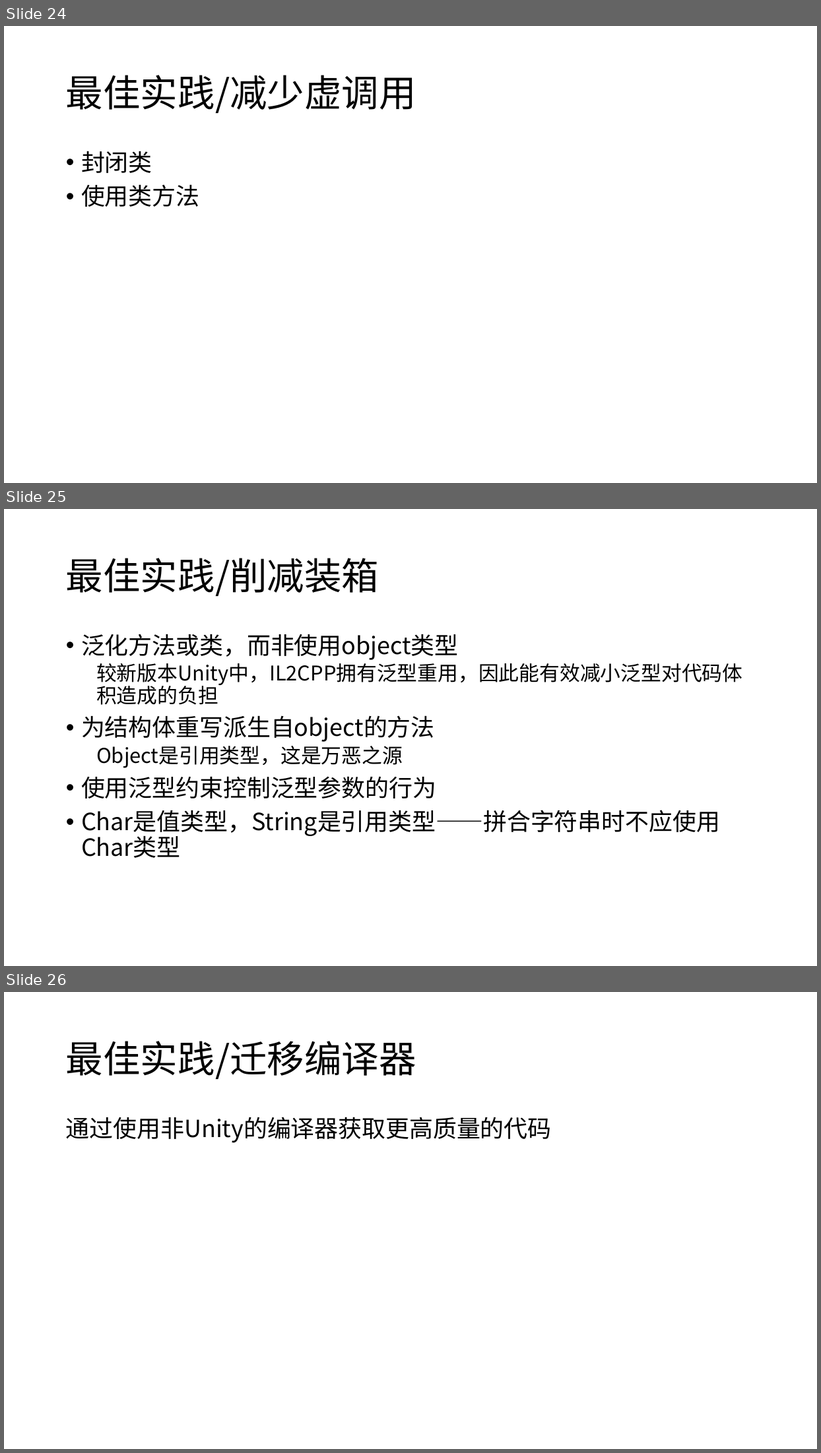
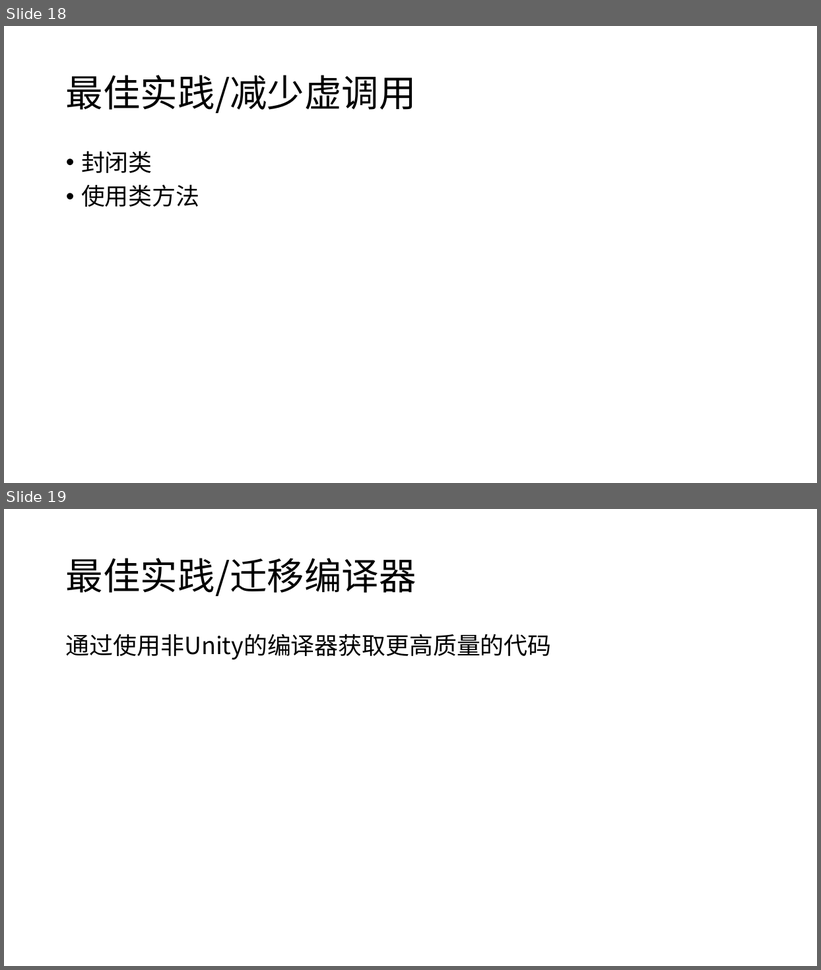
Before and after one commit to snakealpha/DotNetSession, a slide deck: pptx.pptx.pptx. Shown one above the other, each under a label of ours: slides 24, 25 and 26 before the commit, slides 18 and 19 after it. The pictures are 821x1453 and 821x970 pixels, drawn with LibreOffice and Linux fonts; fonts in the diff are those of the drawing. Boxes give left, top, right and bottom in pixels: in the first picture for what was removed or moved away, otherwise in the second. Text is boxed around its words. In the diff, an @@ line names an element or a change of style, - is before the commit and + after.

```diff
--- a/pptx.pptx.pptx
+++ b/pptx.pptx.pptx
@@ slide 25 removed at [4,509,817,966], background #FFFFFF @@
@@ title removed at [66,558,379,596] @@
-最佳实践/削减装箱
@@ text removed at [81,634,743,858] @@
-• 泛化方法或类，而非使用object类型
-  较新版本Unity中，IL2CPP拥有泛型重用，因此能有效减小泛型对代码体积造成的负担
-• 为结构体重写派生自object的方法
-  Object是引用类型，这是万恶之源
-• 使用泛型约束控制泛型参数的行为
-• Char是值类型，String是引用类型——拼合字符串时不应使用Char类型
@@ what was slide 24 is now slide 18 @@
@@ what was slide 26 is now slide 19 @@
```
Also in this commit, not shown: 1 slide added, 1 other file.
